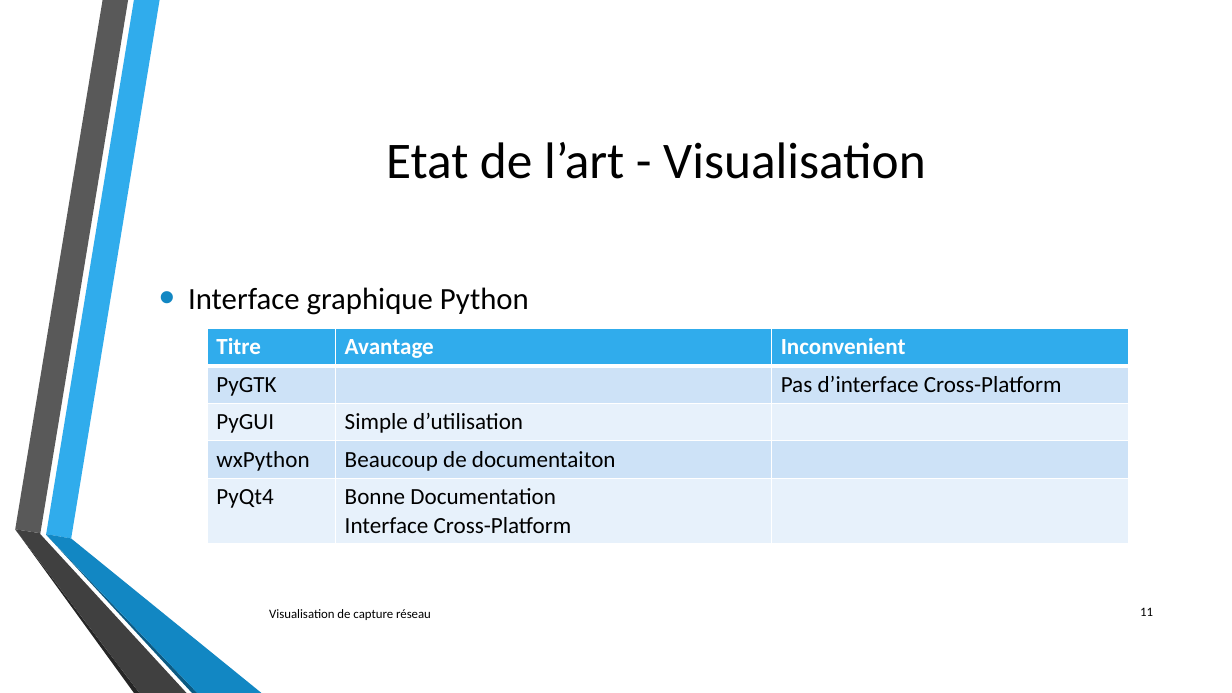
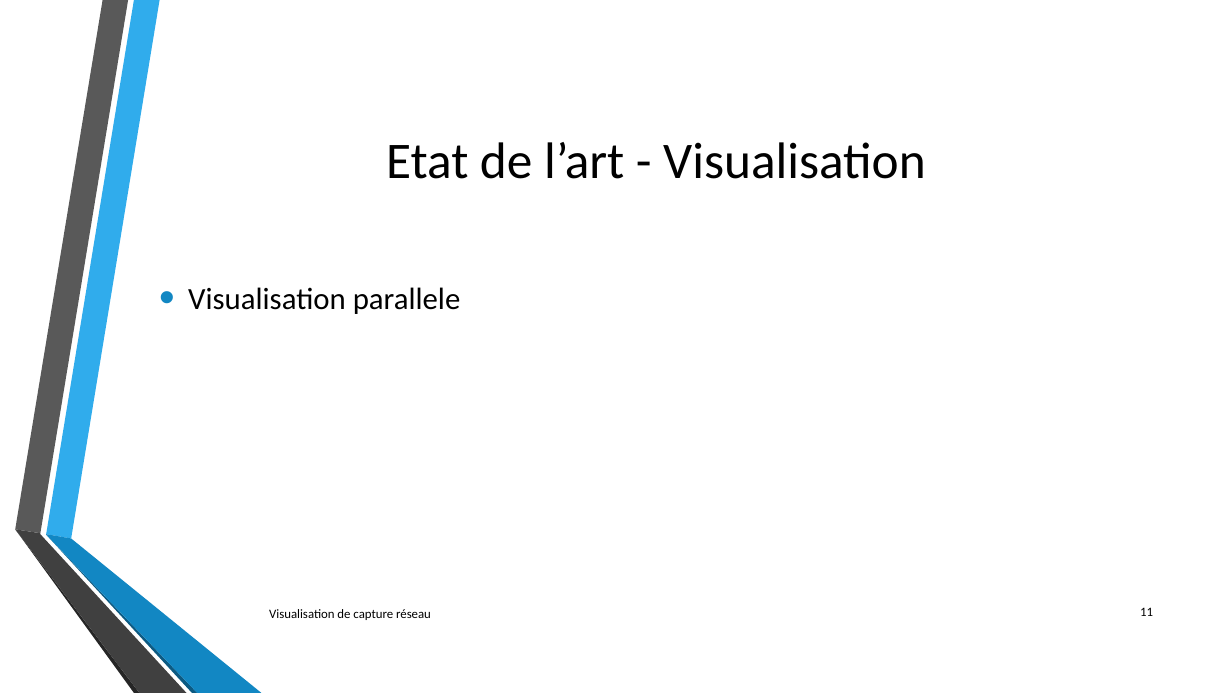
Before and after one commit to lechinoix/Pcap-visualization-project, a slide deck: slide 11 of Outils de visualisation de capture réseau.pptx. Drawn at 1232x693 pixels with LibreOffice and Linux fonts; fonts in the diff are those of the drawing; background and template pictures are left out. Boxes give left, top, right and bottom in pixels: in the first picture for what was removed or moved away, otherwise in the second. Text is boxed around its words. In the diff, an @@ line names an element or a change of style, - is before the commit and + after.

```diff
--- a/Outils de visualisation de capture réseau.pptx
+++ b/Outils de visualisation de capture réseau.pptx
@@ text at box(188, 287, 461, 314): text changed @@
-• Interface graphique Python
+• Visualisation parallele
@@ table removed at box(207, 328, 1128, 543), 5 rows, 3 columns @@
-Titre | Avantage | Inconvenient
-PyGTK |  | Pas d’interface Cross-Platform
-PyGUI | Simple d’utilisation | 
-wxPython | Beaucoup de documentaiton | 
-PyQt4 | Bonne Documentation / Interface Cross-Platform | 
```
Also in this commit, not shown: 9 other slides changed, 4 slides added.
